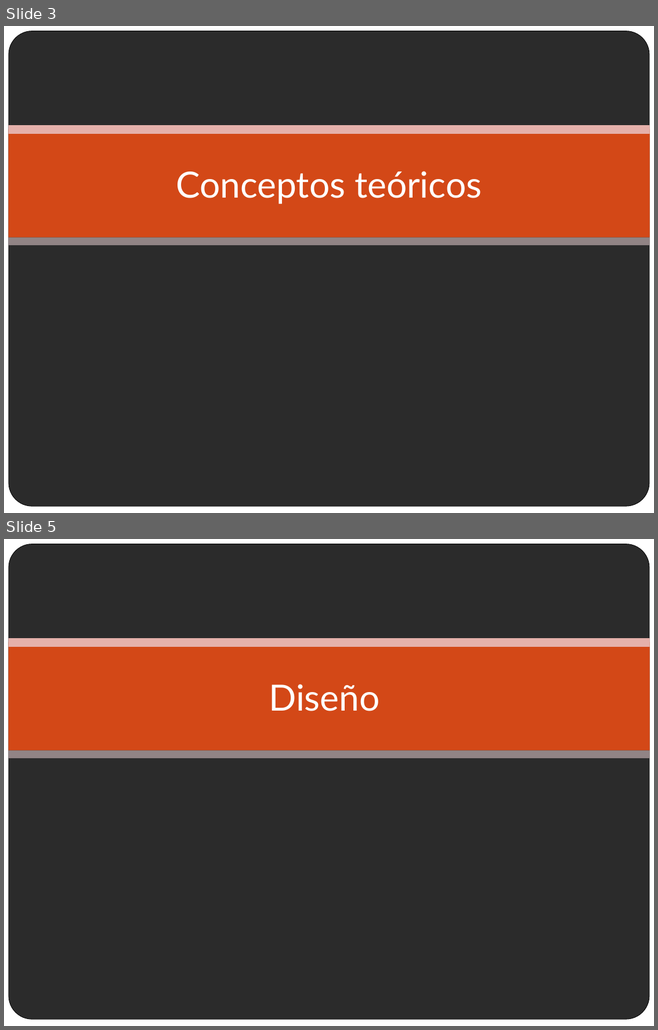
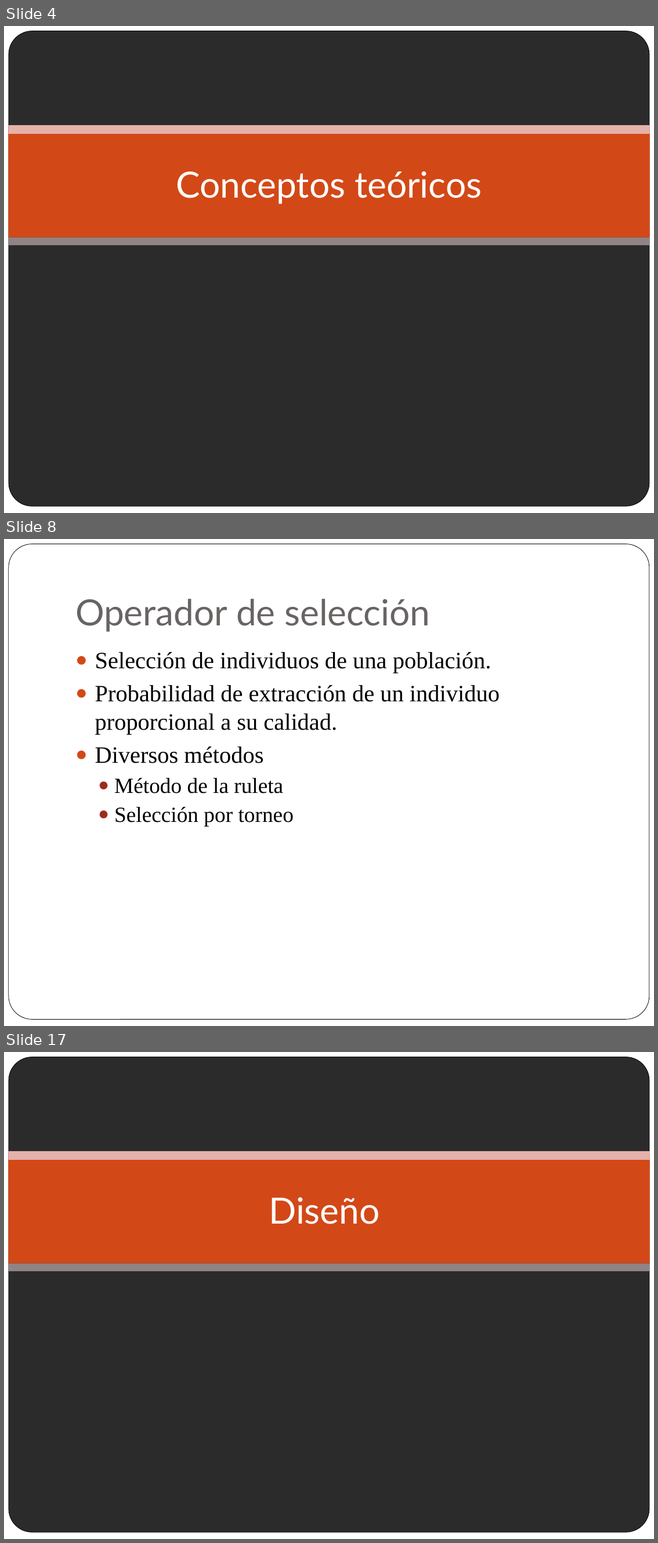
Before and after one commit to paredero/optimizadorga, a slide deck: docs/presentacion.pptx. Shown one above the other, each under a label of ours: slides 3 and 5 before the commit, slides 4, 8 and 17 after it; the slides between them are not shown. The pictures are 658x1030 and 658x1543 pixels, drawn with LibreOffice and Linux fonts; fonts in the diff are those of the drawing; background and template pictures are left out; a plain dark background stands for a picture behind light text. Boxes give left, top, right and bottom in pixels: in the first picture for what was removed or moved away, otherwise in the second. Text is boxed around its words. In the diff, an @@ line names an element or a change of style, - is before the commit and + after.

```diff
--- a/docs/presentacion.pptx
+++ b/docs/presentacion.pptx
@@ slide 8 added at [4,539,654,1026], background #FFFFFF; not listed: 1 template element that a slide beside it also shows @@
@@ title added at [75,599,430,632], 40 pt, text #696464 @@
+Operador de selección
@@ text added at [95,652,499,826], 26 pt, text #000000 @@
+● Selección de individuos de una población.
+● Probabilidad de extracción de un individuo proporcional a su calidad.
+● Diversos métodos
+  ● Método de la ruleta
+  ● Selección por torneo
@@ what was slide 3 is now slide 4 @@
@@ what was slide 5 is now slide 17 @@
```
Also in this commit, not shown: 24 other slides added, 1 slide removed, 1 other file.
